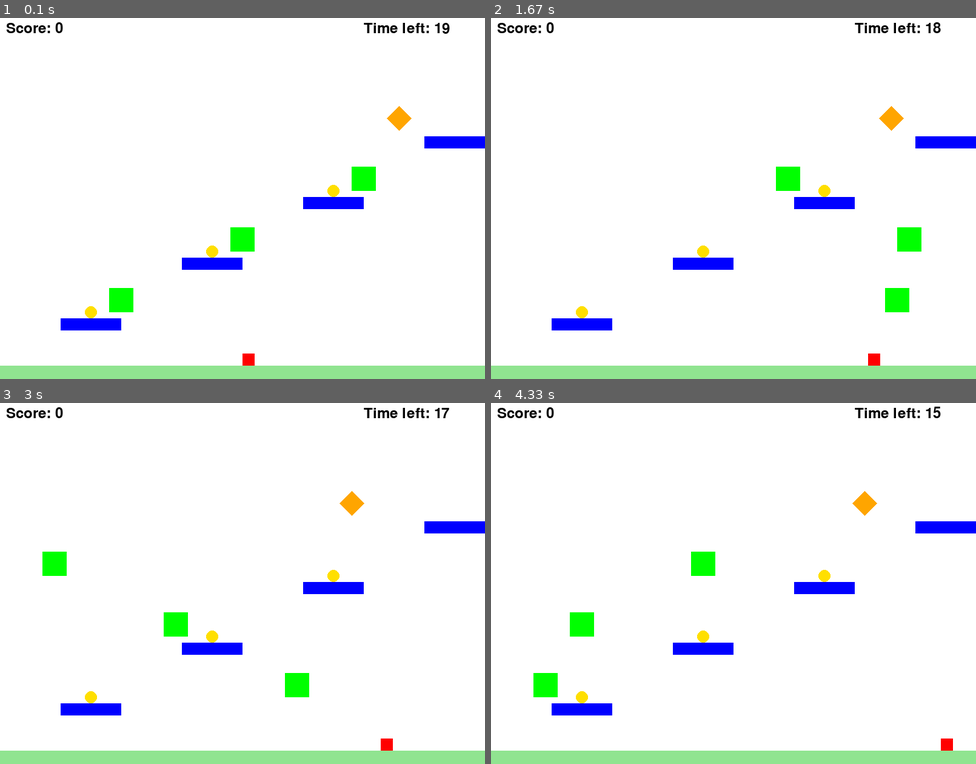
Above: before the commit, frames 1-4 (two rows, left to right).
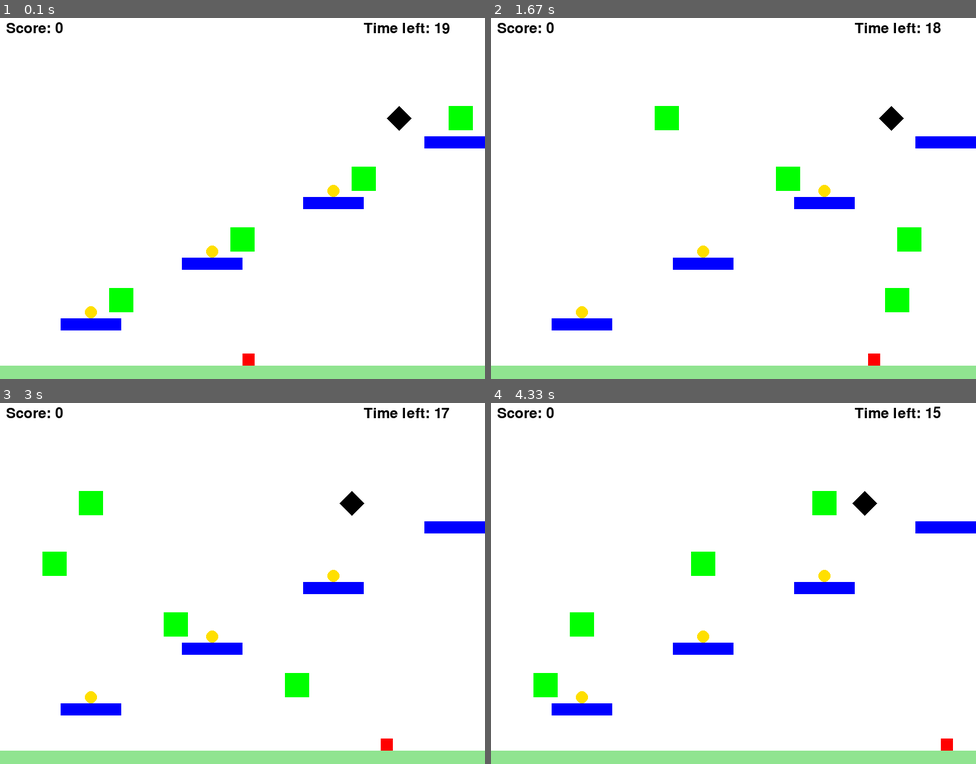
Above: after the commit, the same moments.

Repository: hwangyujo/pygamecode
Game: pygame game, started from jumpjump.py
The game is run twice, just before and just after one commit, with the same random seed, the same clock (stepped at 60 frames per second) and the same inputs.
Inputs:
- Up to frame 1 (0.1 s): no input
- Up to frame 2 (1.67 s): hold Right 0.33-0.8 s; hold Right 0.83-1.3 s; hold Left from 1.33 s (still down)
- Up to frame 3 (3 s): release Left at 1.87 s; hold Left 1.9-2.3 s; hold Right 2.33-2.97 s
- Up to frame 4 (4.33 s): hold Left 3-3.47 s; hold Right 3.5-3.97 s; hold Right from 4 s (still down)

The runs differ from the first frame. In frame 1, 0.5% of the frame differs, in the area x 79-98%, y 24-32%; in frame 2, 0.5%; in frame 3, 0.5%; in frame 4, 0.5%.

Commit message:
합본 수정 수정 x10

Diff:
--- a/jumpjump.py
+++ b/jumpjump.py
@@ -17,6 +17,7 @@
 YELLOW = (255, 223, 0)
 PURPLE = (128, 0, 128)
 FLOOR_COLOR = (144, 228, 144)
+BLACK = (0, 0, 0)
 ORANGE = (255, 165, 0)  # 새로운 적 색깔
 
 # 캐릭터 속성 설정
@@ -51,7 +52,8 @@
 stage1_enemy_positions = [
     (150, 450),
     (350, 350),
-    (550, 250)
+    (550, 250),
+    (750, 150)
 ]
 stage1_powerup_positions = [
     (100 + (platform_width // 2 - powerup_radius), 500 - powerup_radius * 2),
@@ -64,17 +66,43 @@
     (150, 450),
     (350, 350),
     (500, 200),
-    (700, 150)
+    (700, 150),
+    (200, 250),  # 변경된 위치 - 추가 발판
+    (600, 300)   # 변경된 위치 - 추가 발판
 ]
 stage2_enemy_positions = [
-    (150, 400),
-    (350, 300),
-    (550, 200)
+    (100, 450),
+    (250, 350),
+    (400, 250),
+    (600, 150),
+    (200, 400),  # 변경된 위치 - 추가 발판
+    (550, 300)   # 변경된 위치 - 추가 발판
 ]
 stage2_powerup_positions = [
     (150 + (platform_width // 2 - powerup_radius), 450 - powerup_radius * 2),
     (350 + (platform_width // 2 - powerup_radius), 350 - powerup_radius * 2),
     (500 + (platform_width // 2 - powerup_radius), 200 - powerup_radius * 2)
+]
+
+# 스테이지 3 설정
+stage3_blocks_positions = [
+    (100, 450),
+    (250, 350),
+    (400, 250),
+    (600, 150),
+    (550, 300)   # 변경된 위치 - 추가 발판
+]
+stage3_enemy_positions = [
+    (100, 400),
+    (250, 300),
+    (400, 200),
+    (650, 100),
+    (600, 250)
+]
+stage3_powerup_positions = [
+    (100 + (platform_width // 2 - powerup_radius), 450 - powerup_radius * 2),
+    (250 + (platform_width // 2 - powerup_radius), 350 - powerup_radius * 2),
+    (400 + (platform_width // 2 - powerup_radius), 250 - powerup_radius * 2)
 ]
 
 # 블록 클래스 정의
@@ -105,10 +133,10 @@
 
     def draw(self, screen):
         # 가시공 모양 그리기
-        pygame.draw.polygon(screen, ORANGE, [(self.x + enemy_width//2, self.y),  # 꼭짓점 1
-                                              (self.x + enemy_width, self.y + enemy_height//2),  # 꼭짓점 2
-                                              (self.x + enemy_width//2, self.y + enemy_height),  # 꼭짓점 3
-                                              (self.x, self.y + enemy_height//2)])  # 꼭짓점 4
+        pygame.draw.polygon(screen, BLACK, [(self.x + enemy_width//2, self.y),  # 꼭짓점 1
+                                            (self.x + enemy_width, self.y + enemy_height//2),  # 꼭짓점 2
+                                            (self.x + enemy_width//2, self.y + enemy_height),  # 꼭짓점 3
+                                            (self.x, self.y + enemy_height//2)])  # 꼭짓점 4
 
 # 파워업 클래스 정의
 class PowerUp:
@@ -236,8 +264,6 @@
     if powerup_collided:
         powerups.remove(powerup_collided)
         score += 10  # 파워업 수집 시 점수 증가
-        # 파워업 효과를 없앰
-        powerup_effect = None
 
     # 모든 파워업을 수집하면 포탈 생성
     if not powerups and not portal:
@@ -256,8 +282,15 @@
                 portal = None
                 character_x, character_y = SCREEN_WIDTH // 2, SCREEN_HEIGHT - character_height * 2
                 start_ticks = pygame.time.get_ticks()  # 새로운 스테이지에서 시간 초기화
+            elif current_stage == 2:
+                # 스테이지 3로 이동
+                blocks, enemies, powerups, chasing_enemy = init_stage(stage3_blocks_positions, stage3_enemy_positions, stage3_powerup_positions)
+                current_stage = 3
+                portal = None
+                character_x, character_y = SCREEN_WIDTH // 2, SCREEN_HEIGHT - character_height * 2
+                start_ticks = pygame.time.get_ticks()  # 새로운 스테이지에서 시간 초기화
             else:
-                running = False  # 스테이지 2에서 포탈에 도달하면 게임 종료 (또는 다음 스테이지로 이동 가능)
+                running = False  # 스테이지 3에서 포탈에 도달하면 게임 종료 (또는 다음 스테이지로 이동 가능)
 
     # 적 이동 및 화면 그리기
     for enemy in enemies:
